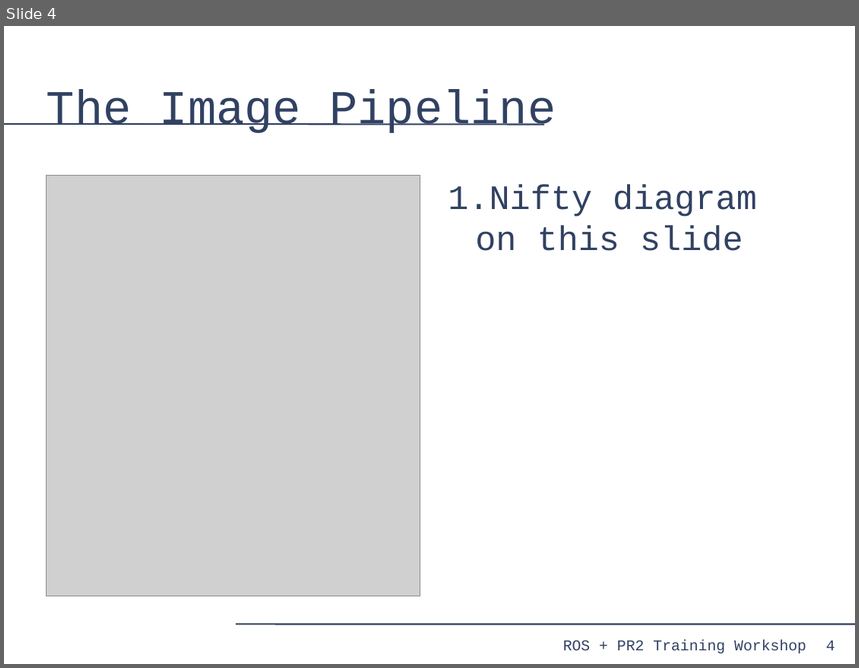
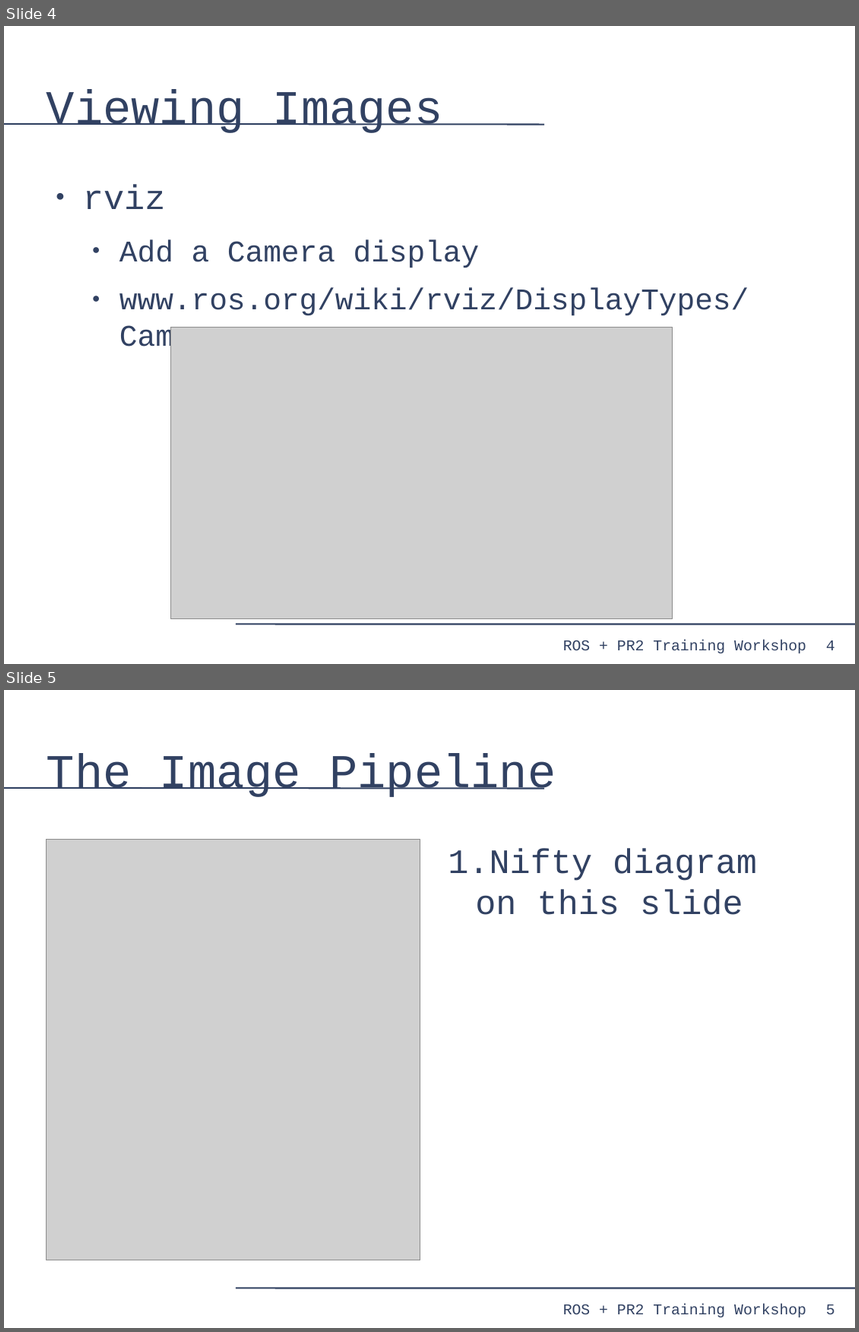
Before and after one commit to PR2/pr2_docs, a slide deck: pr2_training_workshop/processing_camera_data/slides.odp. Shown one above the other, each under a label of ours: slide 4 before the commit, slides 4 and 5 after it. The pictures are 859x668 and 859x1332 pixels, drawn with LibreOffice and Linux fonts; fonts in the diff are those of the drawing; grey boxes stand for pictures. Boxes give left, top, right and bottom in pixels: in the first picture for what was removed or moved away, otherwise in the second. Text is boxed around its words. In the diff, an @@ line names an element or a change of style, - is before the commit and + after.

Commit message:
processing_camera_data: Added some tutorial links.

```diff
--- a/pr2_training_workshop/processing_camera_data/slides.odp
+++ b/pr2_training_workshop/processing_camera_data/slides.odp
@@ slide 4 added at bbox=[4, 26, 855, 664], background #FFFFFF; not listed: 4 template elements that a slide beside it also shows @@
@@ title added at bbox=[47, 90, 443, 133], 44 pt, text #314162 @@
+Viewing Images
@@ text added at bbox=[83, 185, 749, 354], 28 pt, text #314162 @@
+● rviz
+  ● Add a Camera display
+  ● www.ros.org/wiki/rviz/DisplayTypes/Camera
@@ picture added at bbox=[171, 328, 673, 620] @@
@@ what was slide 4 is now slide 5 @@
@@ page number at bbox=[826, 1305, 835, 1315]: text changed @@
-4
+5
```
Also in this commit, not shown: 2 slides changed, 1 other slide added, 1 slide removed.
